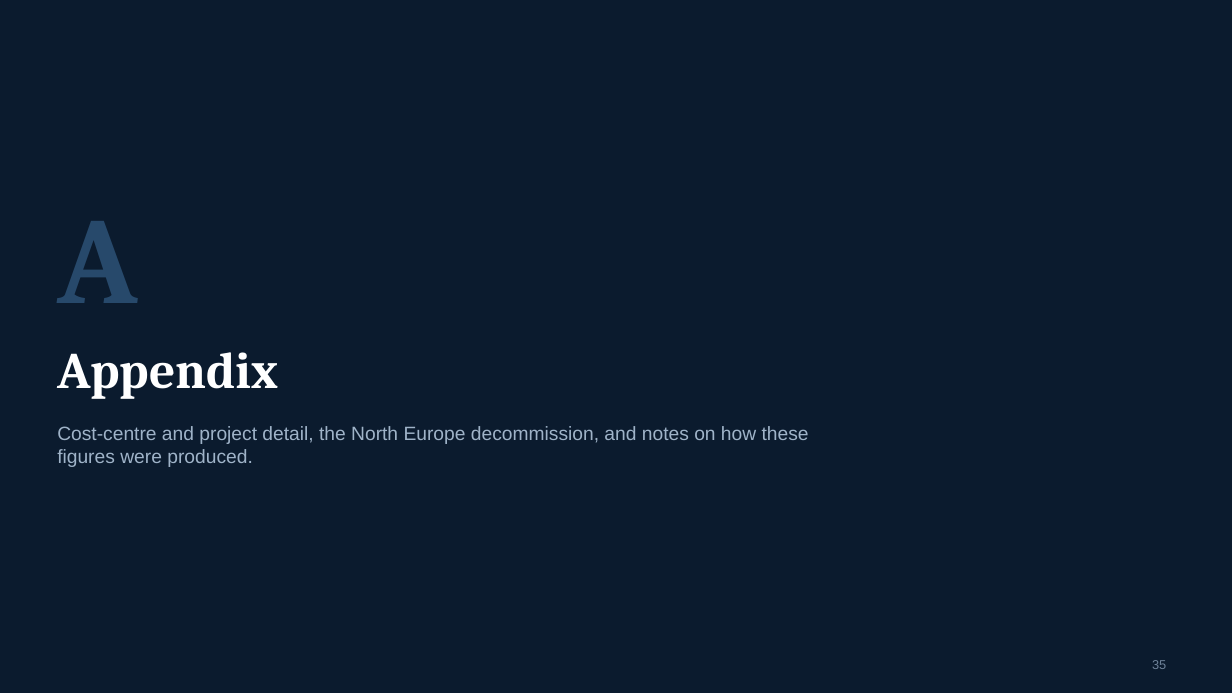
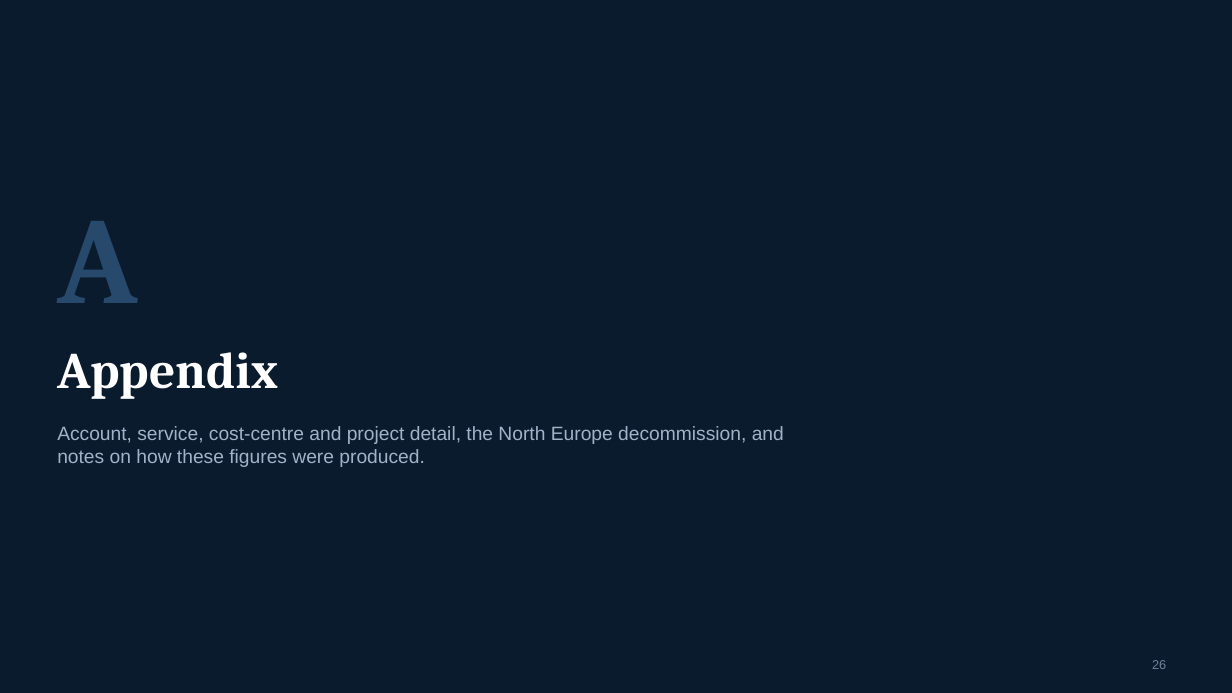
Before and after one commit to arielga5-code/Finops, a slide deck: slide 26 of presentations/Cloud_FinOps_Harel_FY2026_September.pptx (slide 35 before the commit). Drawn at 1232x693 pixels with LibreOffice and Linux fonts; fonts in the diff are those of the drawing; background and template pictures are left out. Boxes give left, top, right and bottom in pixels: in the first picture for what was removed or moved away, otherwise in the second. Text is boxed around its words. In the diff, an @@ line names an element or a change of style, - is before the commit and + after.

```diff
--- a/presentations/Cloud_FinOps_Harel_FY2026_September.pptx
+++ b/presentations/Cloud_FinOps_Harel_FY2026_September.pptx
@@ text at <box>57,426,784,467</box>: text changed @@
-Cost-centre and project detail, the North Europe decommission, and notes on how these figures were produced.
+Account, service, cost-centre and project detail, the North Europe decommission, and notes on how these figures were produced.
```
Also in this commit, not shown: 38 other slides changed, 2 slides removed, 15 other files.
